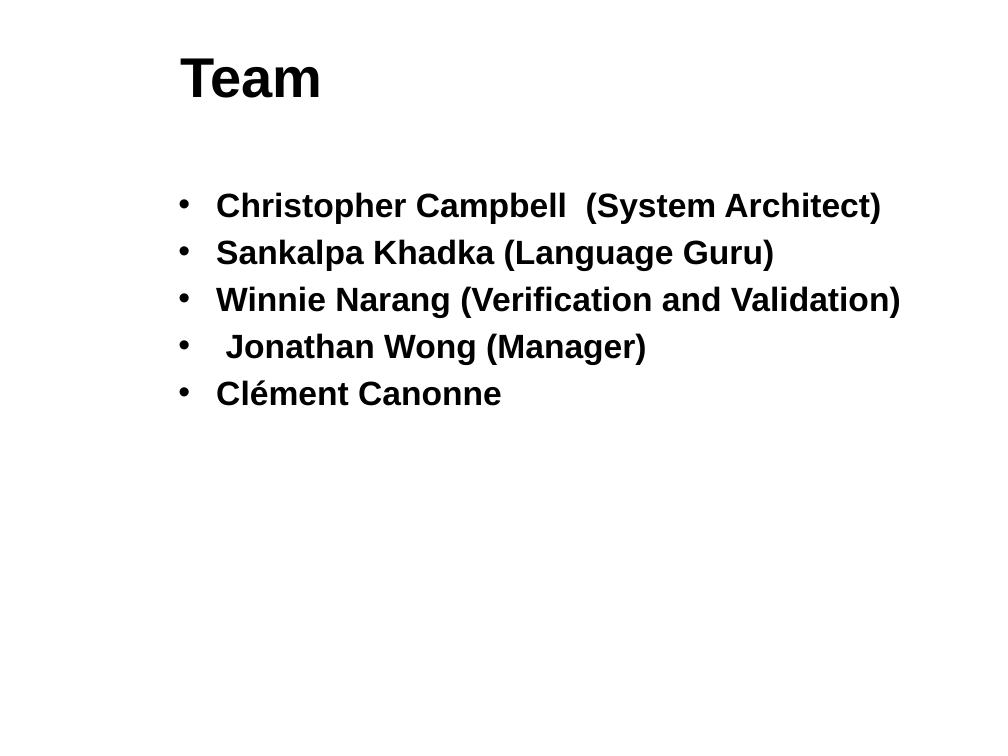
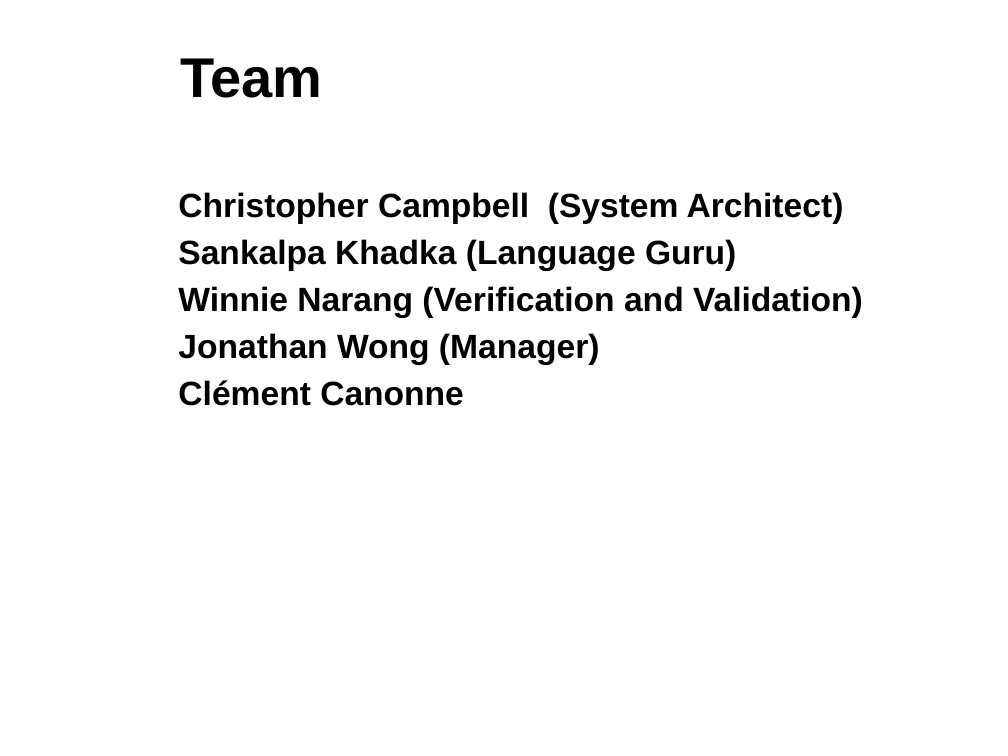
Before and after one commit to sdk21/PLT, a slide deck: slide 2 of Demo/Qlang.pptx. Drawn at 1008x756 pixels with LibreOffice and Linux fonts; fonts in the diff are those of the drawing; background and template pictures are left out. Boxes give left, top, right and bottom in pixels: in the first picture for what was removed or moved away, otherwise in the second. Text is boxed around its words. In the diff, an @@ line names an element or a change of style, - is before the commit and + after.

```diff
--- a/Demo/Qlang.pptx
+++ b/Demo/Qlang.pptx
@@ text "Christopher Campbell (System Architect)" at [178, 192, 863, 406]: bullet • to none @@
```
Also in this commit, not shown: 3 other slides changed, 5 slides added, 2 slides removed.
